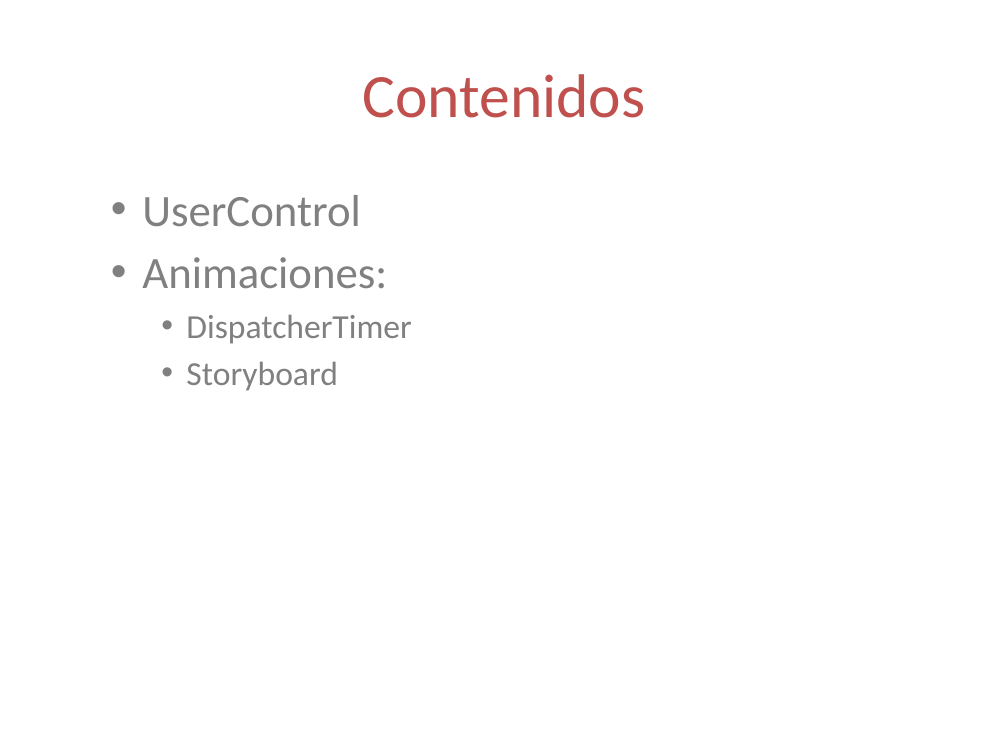
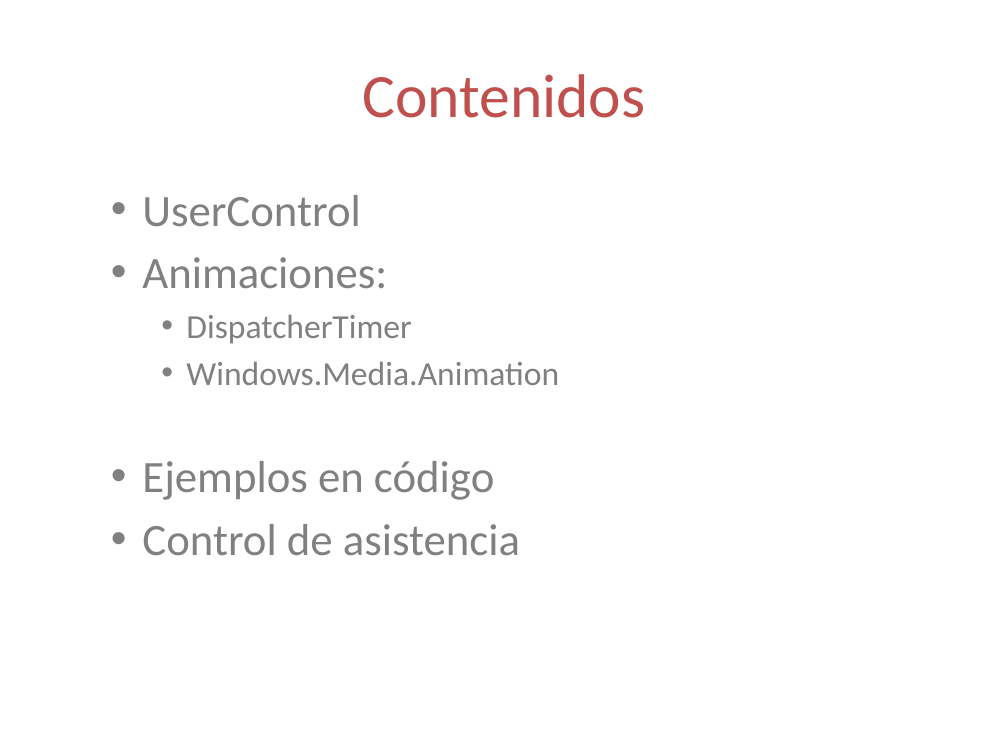
Before and after one commit to lopezjurip/AyudantiaIIC2233, a slide deck: slide 2 of WPF/Ayudantía WPF 2 - 2014-2.pptx. Drawn at 1008x756 pixels with LibreOffice and Linux fonts; fonts in the diff are those of the drawing. Boxes give left, top, right and bottom in pixels: in the first picture for what was removed or moved away, otherwise in the second. Text is boxed around its words. In the diff, an @@ line names an element or a change of style, - is before the commit and + after.

```diff
--- a/WPF/Ayudantía WPF 2 - 2014-2.pptx
+++ b/WPF/Ayudantía WPF 2 - 2014-2.pptx
@@ text at <box>142,361,559,555</box>: text changed; size 24 to 32 pt @@
-    • Storyboard
+    • Windows.Media.Animation
+  • Ejemplos en código
+  • Control de asistencia
```
Also in this commit, not shown: 3 other slides changed, 3 slides added, 1 slide removed.
